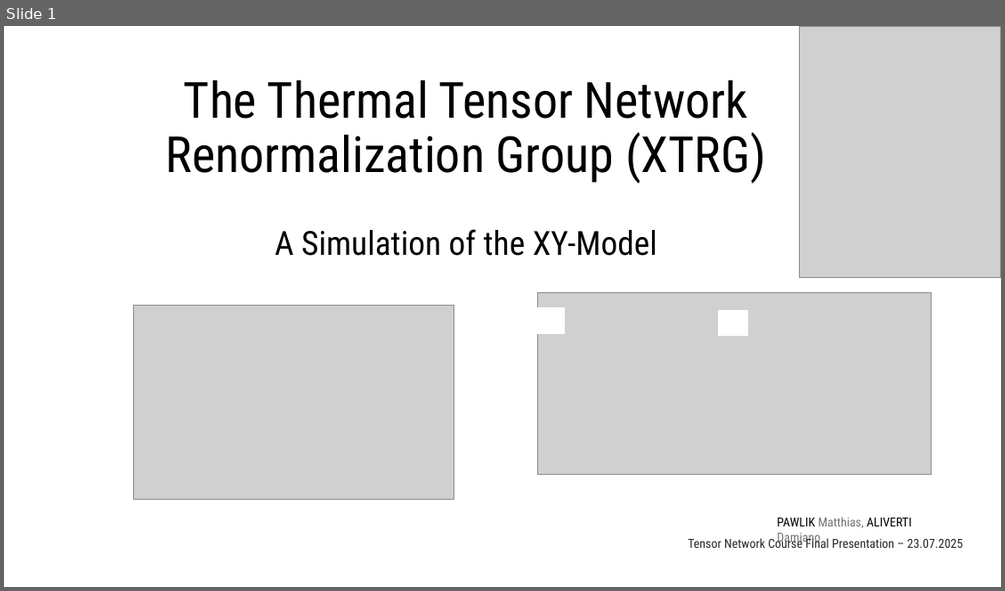
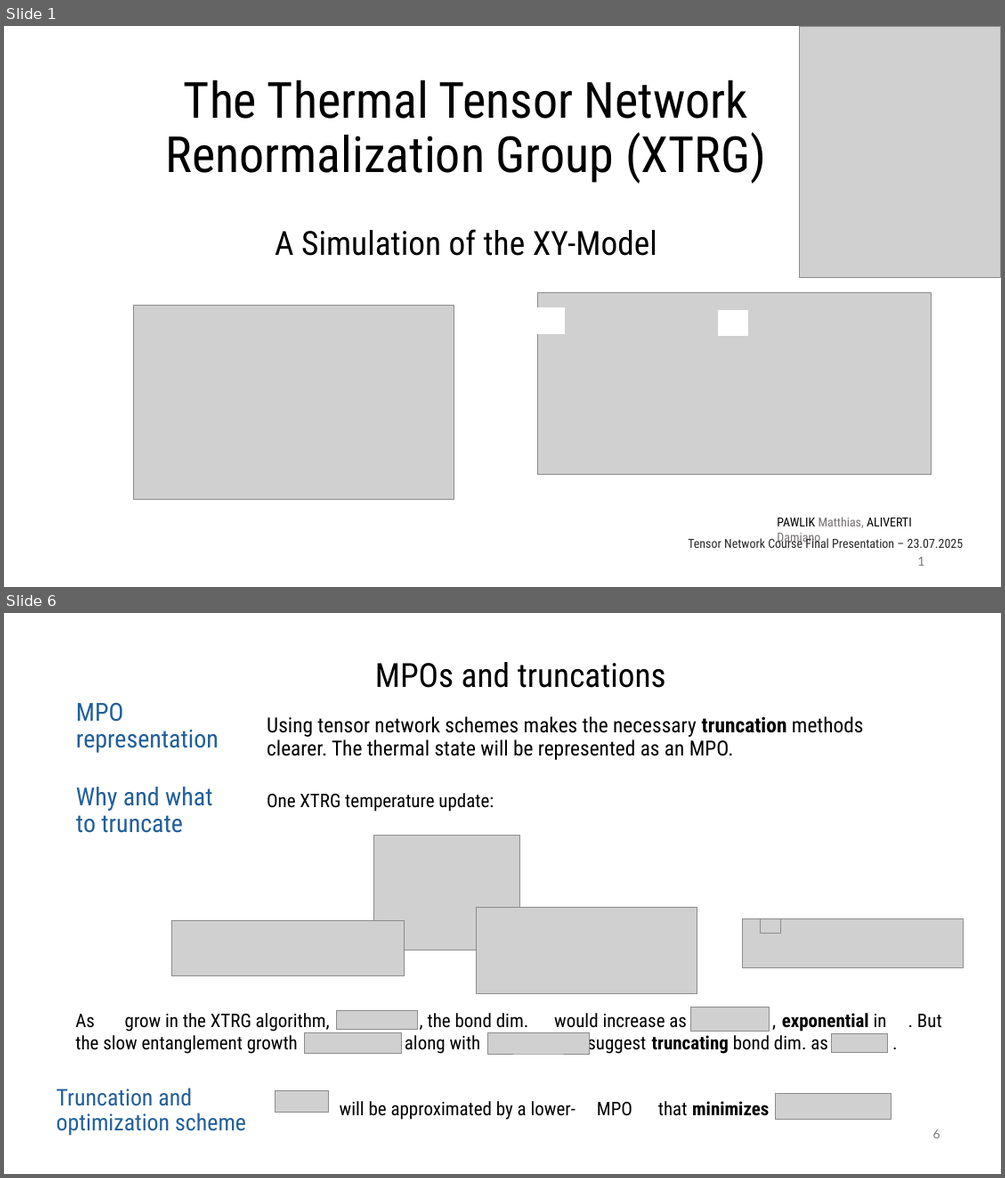
Before and after one commit to MrHighsenberg/XTRG-Algorithm, a slide deck: presentation/Term_Project_XTRG_Presentation.pptx. Shown one above the other, each under a label of ours: slide 1 before the commit, slides 1 and 6 after it; the slides between them are not shown. The pictures are 1005x591 and 1005x1178 pixels, drawn with LibreOffice and Linux fonts; fonts in the diff are those of the drawing; grey boxes stand for pictures; background and template pictures are left out. Boxes give left, top, right and bottom in pixels: in the first picture for what was removed or moved away, otherwise in the second. Text is boxed around its words. In the diff, an @@ line names an element or a change of style, - is before the commit and + after.

```diff
--- a/presentation/Term_Project_XTRG_Presentation.pptx
+++ b/presentation/Term_Project_XTRG_Presentation.pptx
@@ slide 6 added at bbox=[4, 613, 1001, 1174], background #FFFFFF @@
@@ text added at bbox=[375, 662, 666, 688], 32 pt, text #000000 @@
+MPOs and truncations
@@ text added at bbox=[76, 703, 218, 753], 24 pt, text #215F9A @@
+MPO representation
@@ text added at bbox=[267, 716, 864, 760], 20 pt, text #000000 @@
+Using tensor network schemes makes the necessary truncation methods clearer. The thermal state will be represented as an MPO.
@@ text added at bbox=[76, 787, 212, 833], 24 pt, text #215F9A @@
+Why and what to truncate
@@ text added at bbox=[267, 793, 494, 811], 18 pt, text #000000 @@
+One XTRG temperature update:
@@ picture added at bbox=[373, 835, 520, 950] @@
@@ picture added at bbox=[171, 920, 404, 976] @@
@@ picture added at bbox=[477, 907, 698, 994] @@
@@ picture added at bbox=[742, 919, 963, 968] @@
@@ picture added at bbox=[760, 919, 782, 933] @@
@@ text added at bbox=[75, 1013, 942, 1054], 18 pt, text #000000 @@
+As grow in the XTRG algorithm, , the bond dim. would increase as , exponential in . But the slow entanglement growth along with suggest truncating bond dim. as .
@@ picture added at bbox=[336, 1011, 417, 1030] @@
@@ picture added at bbox=[690, 1007, 769, 1031] @@
@@ picture added at bbox=[305, 1032, 401, 1054] @@
@@ picture added at bbox=[488, 1033, 590, 1054] @@
@@ picture added at bbox=[831, 1034, 888, 1053] @@
@@ text added at bbox=[57, 1087, 246, 1135], 22.2 pt, text #215F9A @@
+Truncation and optimization scheme
@@ picture added at bbox=[275, 1091, 329, 1112] @@
@@ picture added at bbox=[775, 1093, 890, 1119] @@
@@ text added at bbox=[340, 1101, 769, 1119], 18 pt, text #000000 @@
+will be approximated by a lower- MPO that minimizes
@@ page number added at bbox=[933, 1129, 940, 1138], 12 pt, text #797979 @@
+6
@@ slide 1 changed as well @@
@@ page number added at bbox=[917, 556, 924, 565], 12 pt, text #797979 @@
+1
```
Also in this commit, not shown: 3 other slides changed, 11 other slides added, 1 slide removed, 10 other files.
